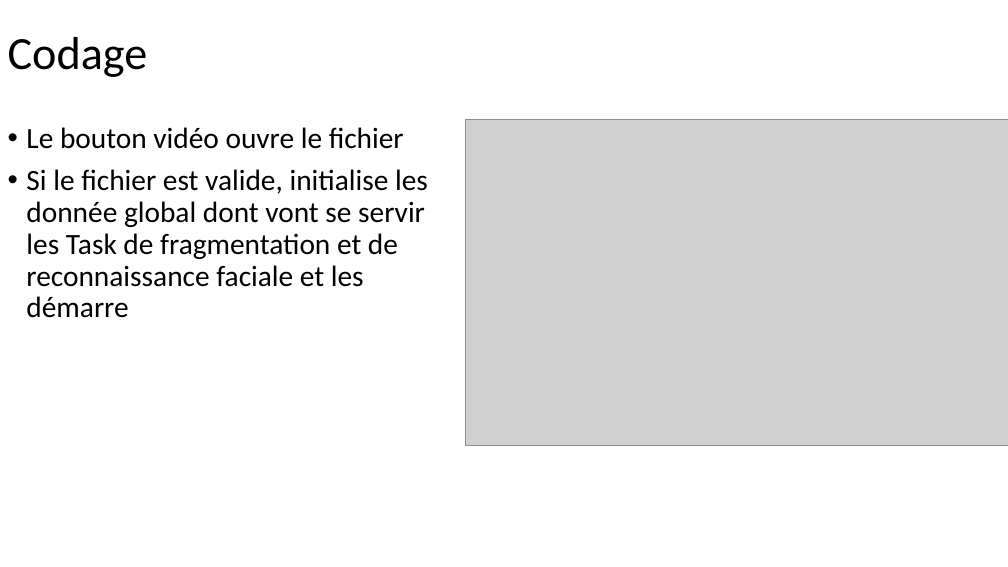
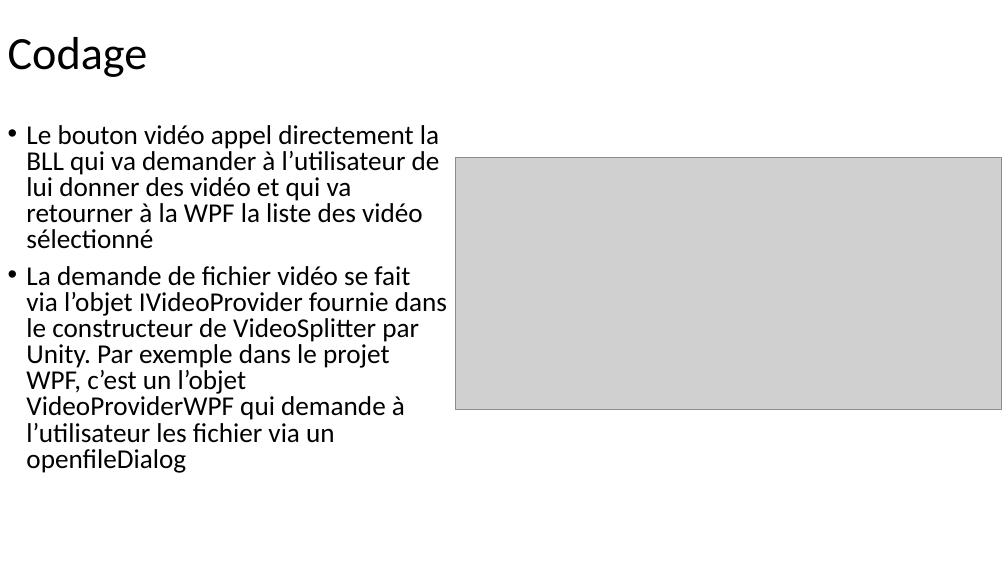
Before and after one commit to chaudois/LieDetectorMicrosoft, a slide deck: slide 6 of Architecture.pptx. Drawn at 1008x567 pixels with LibreOffice and Linux fonts; fonts in the diff are those of the drawing; grey boxes stand for pictures. Boxes give left, top, right and bottom in pixels: in the first picture for what was removed or moved away, otherwise in the second. Text is boxed around its words. In the diff, an @@ line names an element or a change of style, - is before the commit and + after.

```diff
--- a/Architecture.pptx
+++ b/Architecture.pptx
@@ text at (26, 125, 447, 473): text changed; size 28 to 25.9 pt @@
-• Le bouton vidéo ouvre le fichier
-• Si le fichier est valide, initialise les donnée global dont vont se servir les Task de fragmentation et de reconnaissance faciale et les démarre
+• Le bouton vidéo appel directement la BLL qui va demander à l’utilisateur de lui donner des vidéo et qui va retourner à la WPF la liste des vidéo sélectionné
+• La demande de fichier vidéo se fait via l’objet IVideoProvider fournie dans le constructeur de VideoSplitter par Unity. Par exemple dans le projet WPF, c’est un l’objet VideoProviderWPF qui demande à l’utilisateur les fichier via un openfileDialog
@@ picture: place and size @@
-picture at (466, 119, 1008, 445)
+picture at (455, 157, 1001, 409)
```
Also in this commit, not shown: 2 other slides changed, 4 slides added, 2 slides removed, 9 other files.
